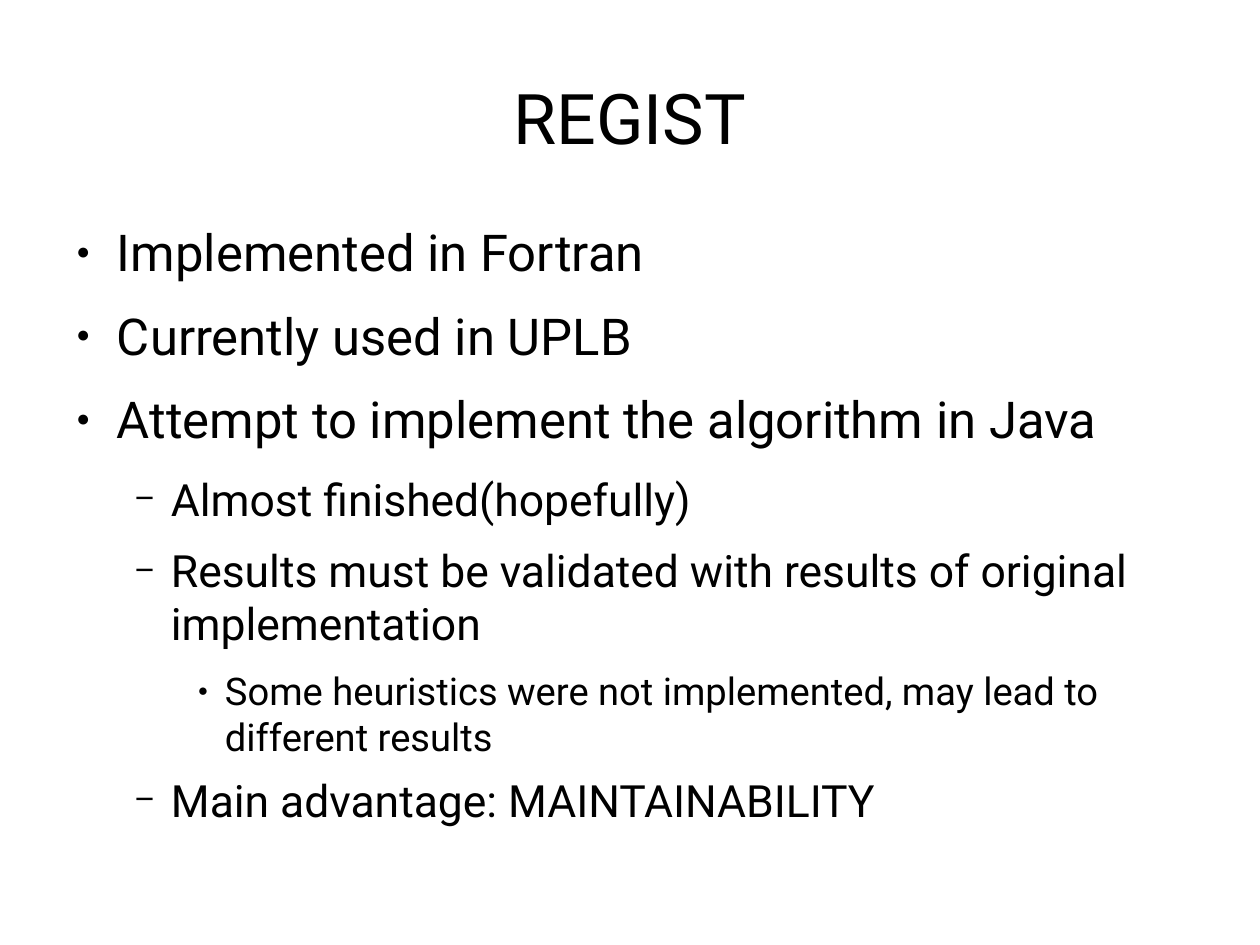
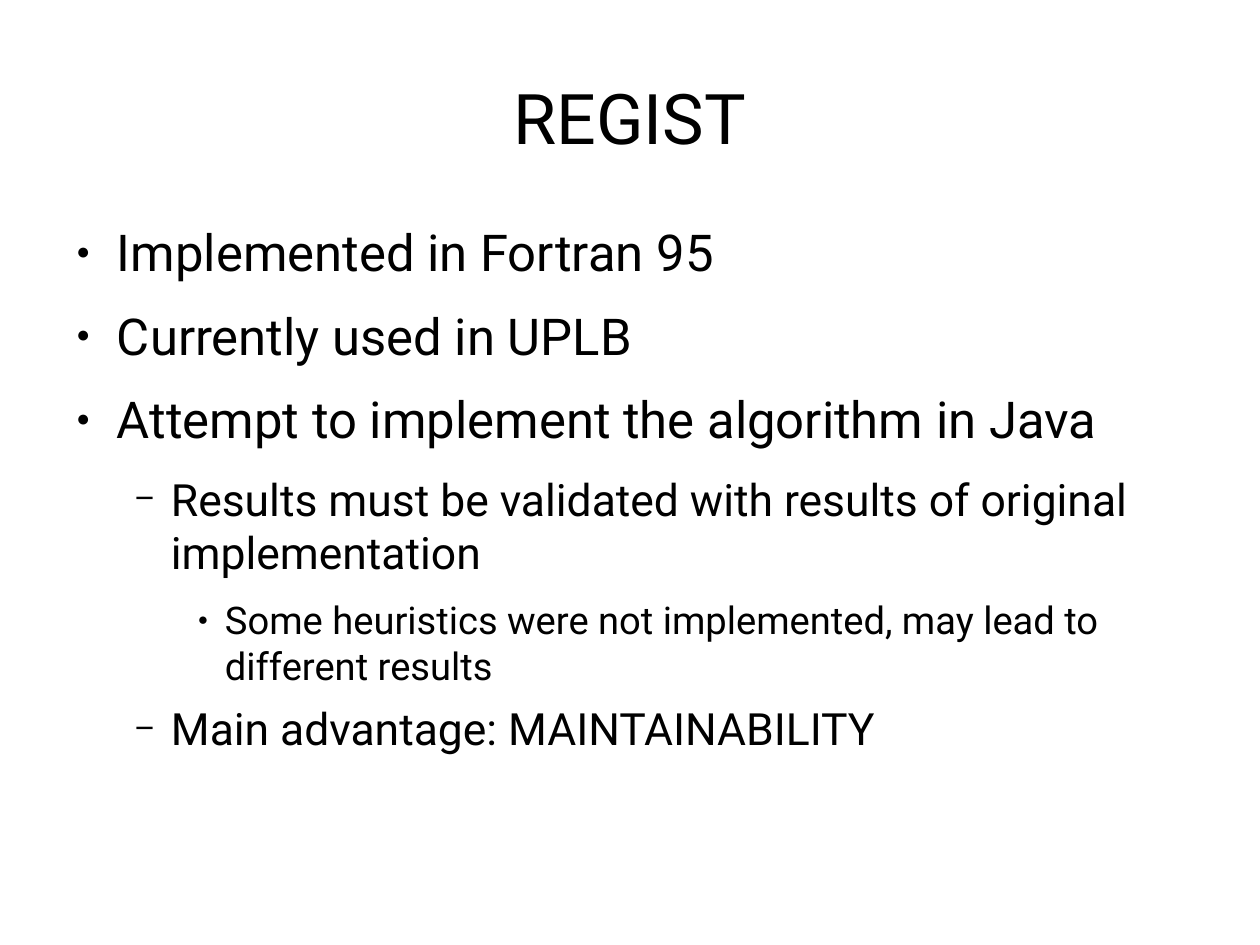
Before and after one commit to jachermocilla/jach-homepage, a slide deck: slide 20 of seminar-2008.odp. Drawn at 1260x945 pixels with LibreOffice and Linux fonts; fonts in the diff are those of the drawing. Boxes give left, top, right and bottom in pixels: in the first picture for what was removed or moved away, otherwise in the second. Text is boxed around its words. In the diff, an @@ line names an element or a change of style, - is before the commit and + after.

```diff
--- a/seminar-2008.odp
+++ b/seminar-2008.odp
@@ text at (117, 233, 714, 282): text changed @@
-● Implemented in Fortran
+● Implemented in Fortran 95
@@ text at (171, 480, 690, 526): paragraph removed @@
-  − Almost finished(hopefully)
```
Also in this commit, not shown: 1 other slide changed, 1 slide added, 1 slide removed.
